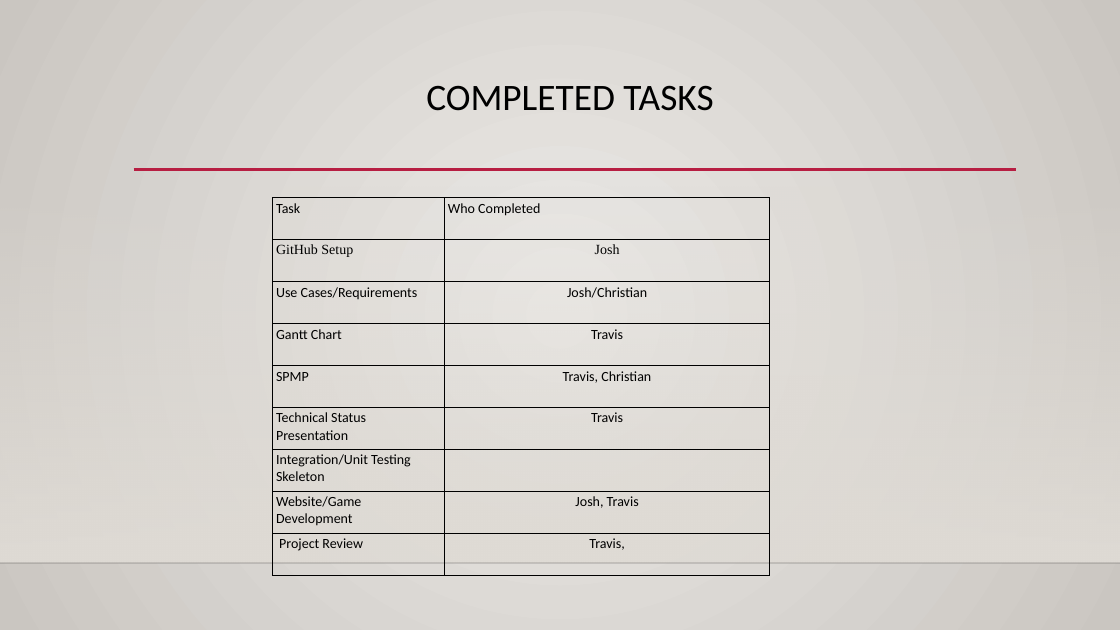
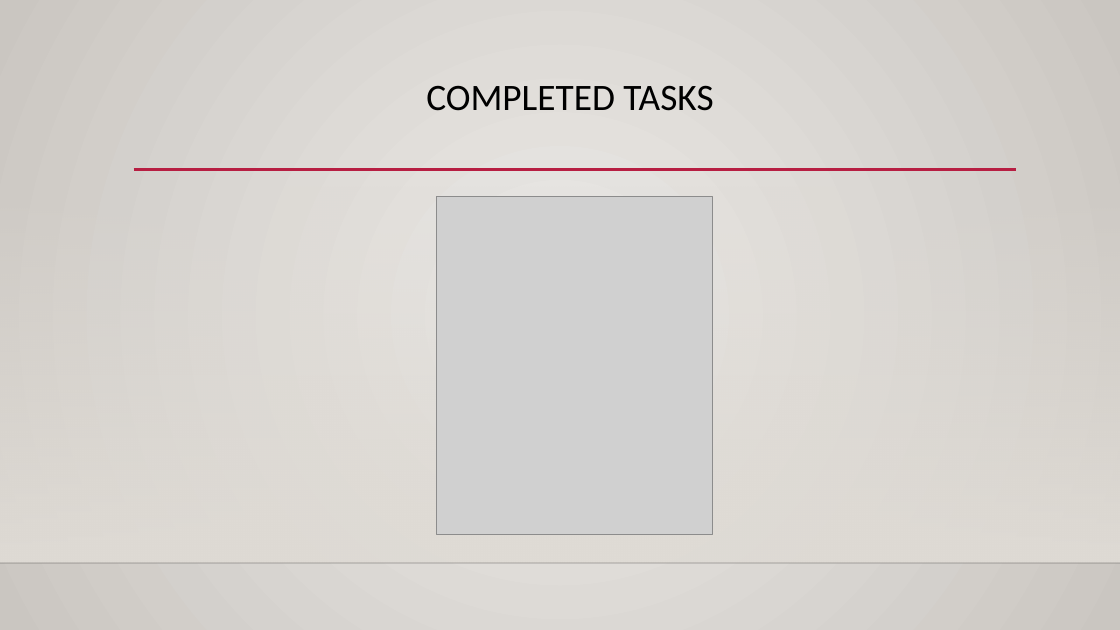
Before and after one commit to s-christian/Fit_or_Fail, a slide deck: slide 7 of Fit or Fail Technical Status Presentation.pptx. Drawn at 1120x630 pixels with LibreOffice and Linux fonts; fonts in the diff are those of the drawing; grey boxes stand for pictures; background and template pictures are left out. Boxes give left, top, right and bottom in pixels: in the first picture for what was removed or moved away, otherwise in the second. Text is boxed around its words. In the diff, an @@ line names an element or a change of style, - is before the commit and + after.

Commit message:
List of completed tasks so far, updated PP

```diff
--- a/Fit or Fail Technical Status Presentation.pptx
+++ b/Fit or Fail Technical Status Presentation.pptx
@@ table removed at (x1=273, y1=197, x2=770, y2=576), 9 rows, 2 columns @@
-Task | Who Completed
-GitHub Setup | Josh
-Use Cases/Requirements | Josh/Christian
-Gantt Chart | Travis
-SPMP | Travis, Christian
-Technical Status Presentation | Travis
-Integration/Unit Testing Skeleton | 
-Website/Game Development | Josh, Travis
-Project Review | Travis,
@@ picture added at (x1=437, y1=197, x2=712, y2=534) @@
```
Also in this commit, not shown: 1 other file.
